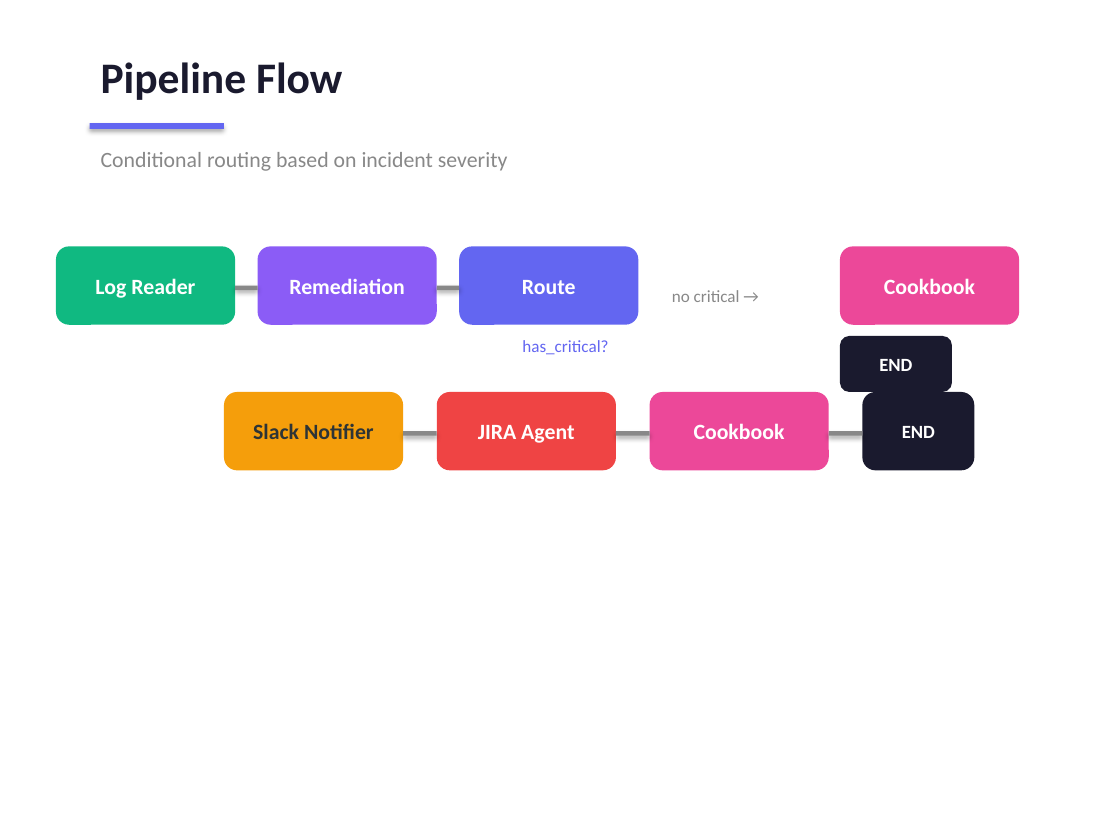
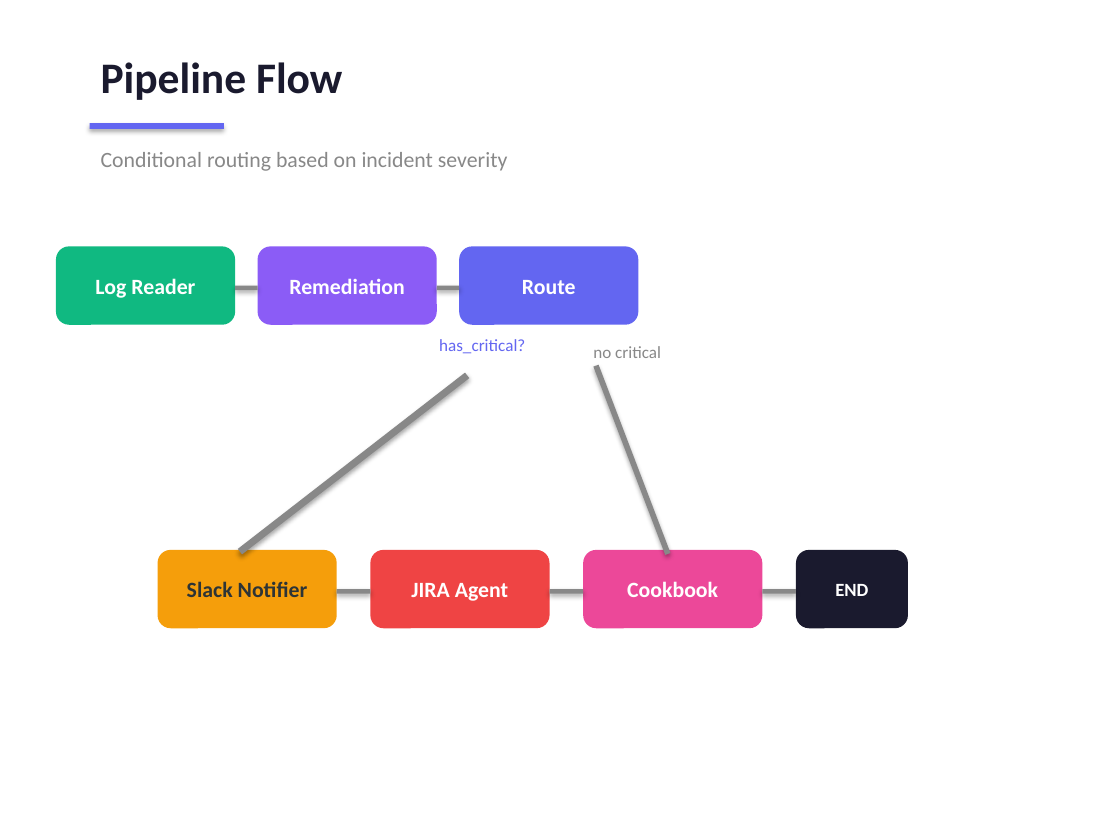
Before and after one commit to wjohnston99/devops-incident-suite, a slide deck: slide 5 of docs/DevOps_Incident_Suite_Presentation.pptx. Drawn at 1120x840 pixels with LibreOffice and Linux fonts; fonts in the diff are those of the drawing. Boxes give left, top, right and bottom in pixels: in the first picture for what was removed or moved away, otherwise in the second. Text is boxed around its words. In the diff, an @@ line names an element or a change of style, - is before the commit and + after.

```diff
--- a/docs/DevOps_Incident_Suite_Presentation.pptx
+++ b/docs/DevOps_Incident_Suite_Presentation.pptx
@@ rounded rectangle removed at (840,246,1019,325) @@
-Cookbook
@@ text "has_critical?": place and size @@
-text "has_critical?" at (522,340,608,355)
+text "has_critical?" at (439,339,525,354)
@@ text at (593,346,661,358): text changed @@
-no critical →
+no critical
@@ rounded rectangle removed at (840,336,952,392) @@
-END
@@ rectangle added at (238,373,469,555), fill #888888 @@
@@ rectangle added at (593,365,670,555), fill #888888 @@
@@ 4 rounded rectangles, 3 rectangles: place and size @@
-4 rounded rectangles, 3 rectangles at (224,392,974,470)
+4 rounded rectangles, 3 rectangles at (158,550,908,628)
```
Also in this commit, not shown: 1 other slide changed, 1 other file.
